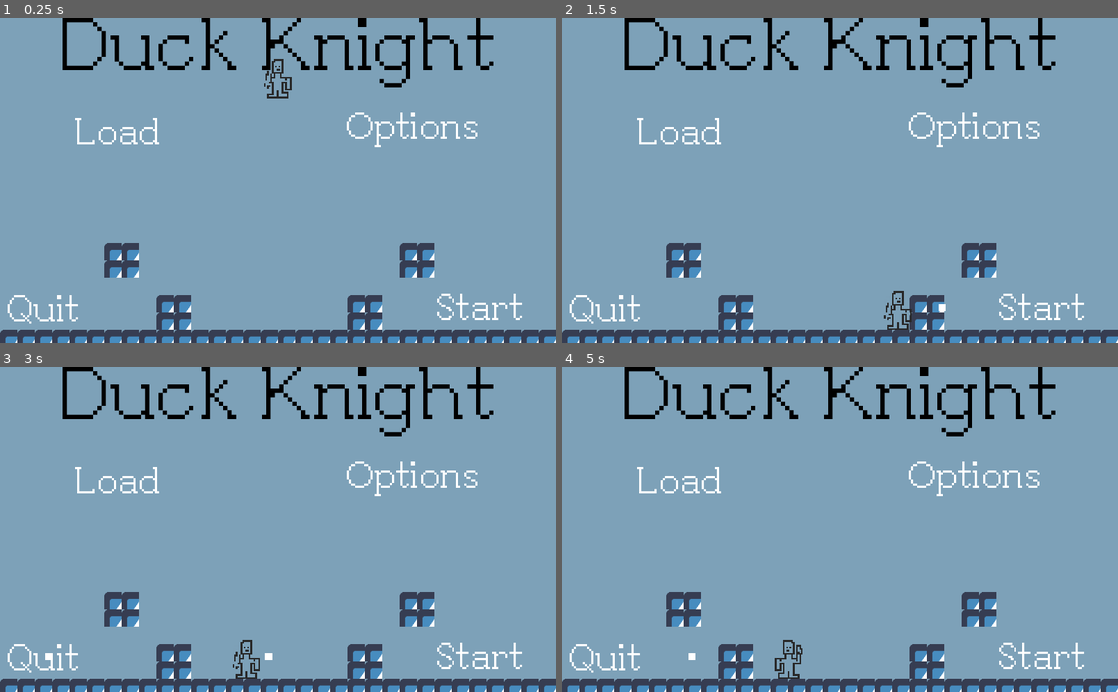
Above: before the commit, frames 1-4 (two rows, left to right).
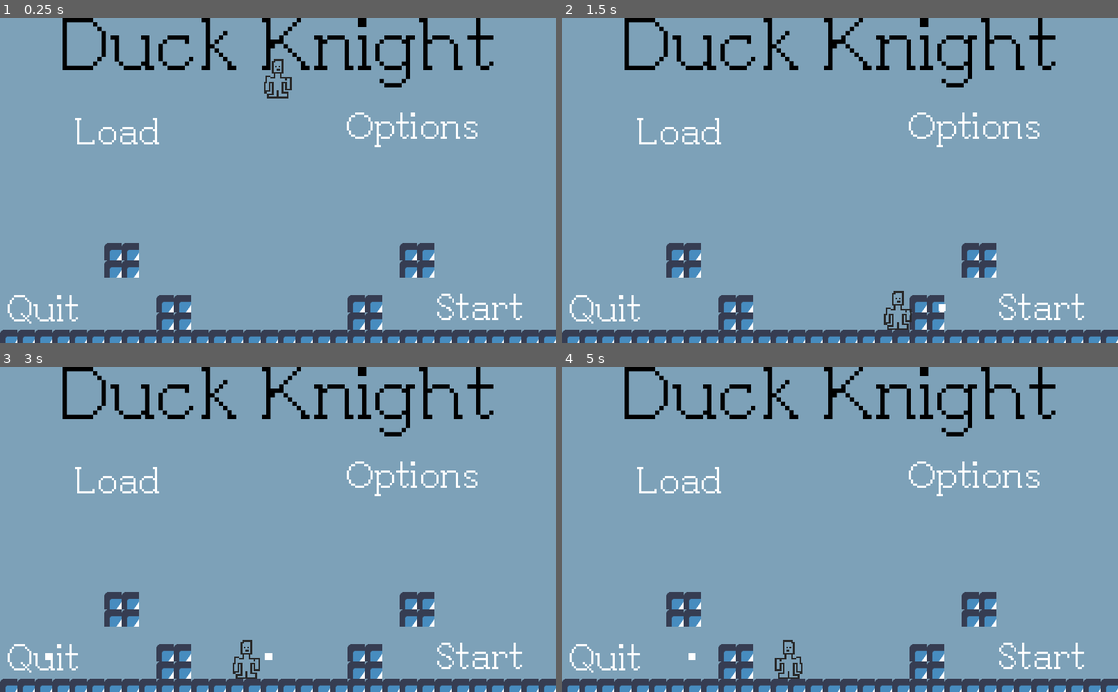
Above: after the commit, the same moments.

Repository: NicholasSurmava/game-jam-entry
Game: Godot game, scene res://src/Core/Levels/Demo/DemoLevel.tscn
Same seed, same stepped clock (60 frames per second), same inputs: the game is played once before the commit and once after it. The engine's default icon, where the game draws it, is replaced by a stand-in: a white triangle on a blue panel in a dark square.
Inputs:
- Up to frame 1 (0.25 s): no input
- Up to frame 2 (1.5 s): hold Right (right) from 0.53 s (still down); tap X (shoot) at 0.6, 1.35 s; tap Z (jump) at 0.77 s
- Up to frame 3 (3 s): tap Z (jump) at 1.52 s; release Right (right) at 2.03 s; hold A (left) 2.03-2.78 s; tap X (shoot) at 2.1, 2.85 s; hold Right (right) from 2.78 s (still down)
- Up to frame 4 (5 s): tap Z (jump) at 3.02, 3.77, 4.52 s; tap X (shoot) at 3.6, 4.35 s; release Right (right) at 4.28 s; hold A (left) from 4.28 s (still down)

The runs differ from the first frame. In frame 1, less than 0.1% of the frame differs, in the area x 47-49%, y 16-24%; in frame 2, less than 0.1%; in frame 3, less than 0.1%; in frame 4, less than 0.1%, in the area x 42-44%, y 85-95%.

Commit message:
added temp animation for shooting

Diff:
--- a/game/src/Components/Player/Player.gd
+++ b/game/src/Components/Player/Player.gd
@@ -28,10 +28,11 @@
 
 	if direction > 0:
 		$AnimatedSprite.flip_h = false
-	elif direction <0:
+	elif direction < 0:
 		$AnimatedSprite.flip_h = true
 
 	if Input.is_action_just_pressed("shoot"):
+		$AnimatedSprite.set_frame(2)
 		print("SHOOT")
 
 		var bullet = bulletPath.instance()
@@ -42,7 +43,8 @@
 			bullet.direction.x = 1
 		else:
 			bullet.direction.x = -1
-
+	else:
+		$AnimatedSprite.set_frame(0)
 
 	velocity.y += GRAVITY * delta
 
--- a/game/src/Components/Player/Player.tscn
+++ b/game/src/Components/Player/Player.tscn
@@ -40,8 +40,6 @@
 
 [node name="AnimatedSprite" type="AnimatedSprite" parent="."]
 frames = SubResource( 4 )
-frame = 1
-playing = true
 
 [node name="CollisionShape2D" type="CollisionShape2D" parent="."]
 position = Vector2( -1.91608, 3.18086 )
